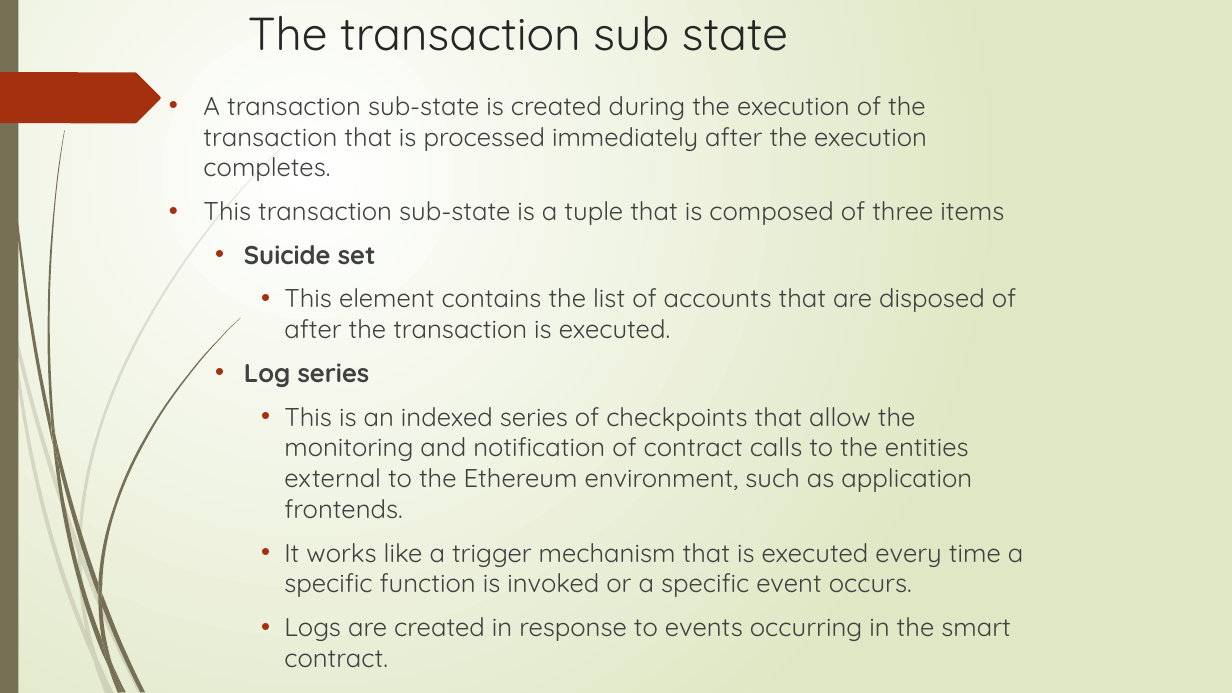
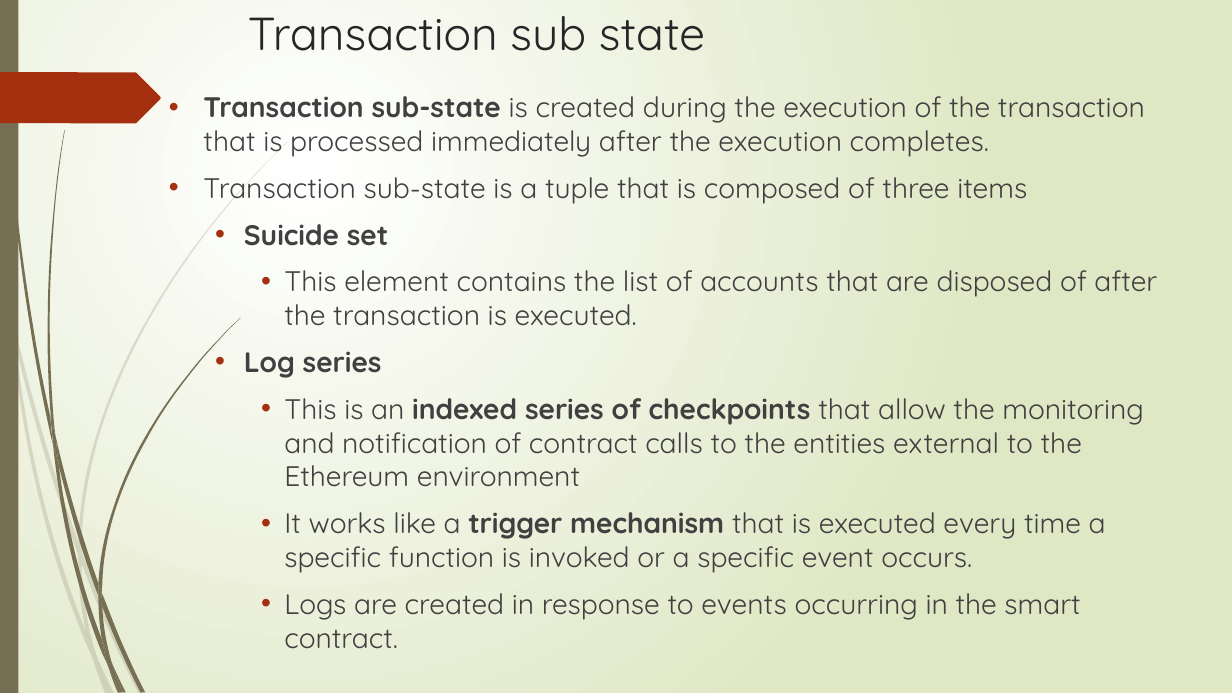
Before and after one commit to sanjayshimoga/nmit-blockchain-DApps, a slide deck: slide 104 of Ethereum 101.pptx (slide 103 before the commit). Drawn at 1232x693 pixels with LibreOffice and Linux fonts; fonts in the diff are those of the drawing. Boxes give left, top, right and bottom in pixels: in the first picture for what was removed or moved away, otherwise in the second. Text is boxed around its words. In the diff, an @@ line names an element or a change of style, - is before the commit and + after.

```diff
--- a/Ethereum 101.pptx
+++ b/Ethereum 101.pptx
@@ title at [248, 16, 705, 51]: text changed @@
-The transaction sub state
+Transaction sub state
@@ text at [203, 96, 1145, 204]: text changed; size 20 to 22 pt @@
-• A transaction sub-state is created during the execution of the transaction that is processed immediately after the execution completes.
-• This transaction sub-state is a tuple that is composed of three items
+• Transaction sub-state is created during the execution of the transaction that is processed immediately after the execution completes.
+• Transaction sub-state is a tuple that is composed of three items
@@ text at [244, 224, 1157, 649]: size 20 to 22 pt in "Suicide set", "This element contains the list of accounts ...", "Log series", "It works like a trigger mechanism that ..." and 1 more places; bold on in "trigger mechanism" @@
@@ text at [284, 398, 1144, 487]: text changed; size 20 to 22 pt @@
-    • This is an indexed series of checkpoints that allow the monitoring and notification of contract calls to the entities external to the Ethereum environment, such as application frontends.
+    • This is an indexed series of checkpoints that allow the monitoring and notification of contract calls to the entities external to the Ethereum environment
```
Also in this commit, not shown: 38 other slides changed, 15 slides added.
